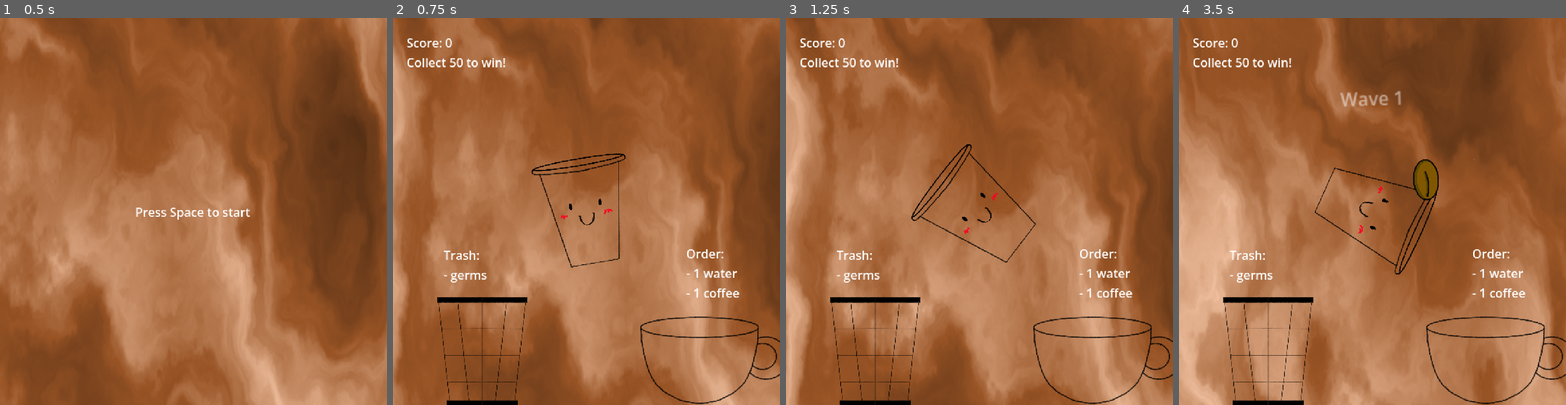
Above: before the commit, frames 1-4 (left to right).
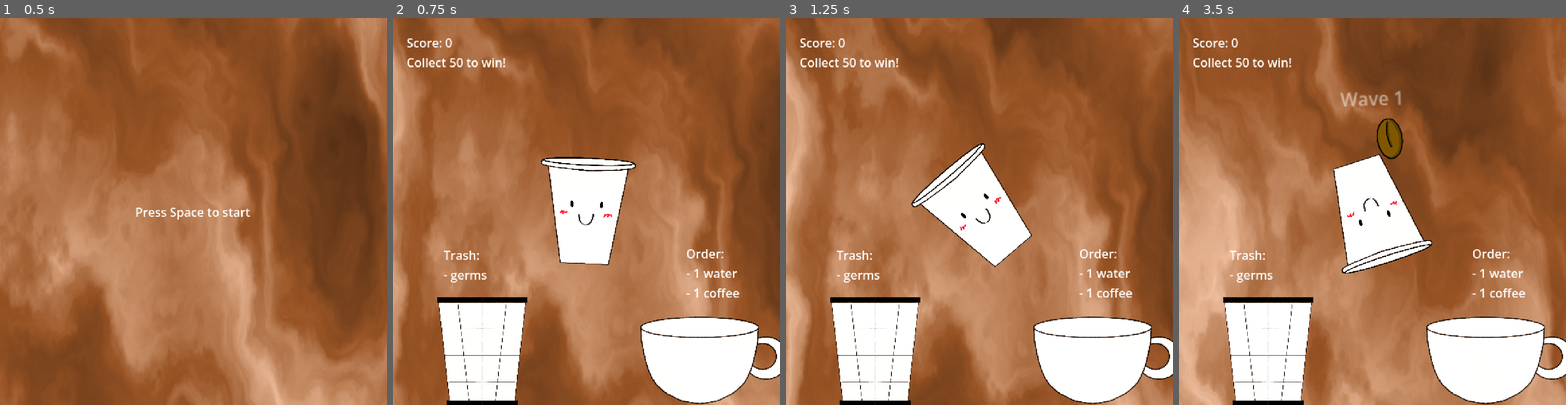
Above: after the commit, the same moments.

Repository: Octoan1/GD2-MG2-Group-3
Game: Godot game, scene res://menus/title.tscn
Same seed, same stepped clock (60 frames per second), same inputs: the game is played once before the commit and once after it. The engine's default icon, where the game draws it, is replaced by a stand-in: a white triangle on a blue panel in a dark square.
Inputs (mouse positions are in pixels of both pictures, inside the frame that each line leads up to):
- Up to frame 1 (0.5 s): no input
- Up to frame 2 (0.75 s): tap Space (action) at 0.5 s; move the mouse to (671, 192) at 0.52 s; hold Space (action) from 0.53 s (still down); click (671, 192) at 0.67 s
- Up to frame 3 (1.25 s): keep holding Space (action)
- Up to frame 4 (3.5 s): move the mouse to (1295, 230) at 1.27 s; release Space (action) at 1.28 s; tap I at 1.35 s; click (1295, 230) at 1.42 s; move the mouse to (1411, 126) at 2.02 s; tap 1 at 2.1 s; click (1411, 126) at 2.17 s; move the mouse to (1353, 288) at 2.77 s; tap 2 at 2.85 s; click (1353, 288) at 2.92 s

Frame 1 is identical in both runs. In frame 2, 15% of the frame differs, in the area x 11-100%, y 35-100%; in frame 3, 15%; in frame 4, 17%, in the area x 11-100%, y 25-100%.

Commit message:
new textures

Diff:
--- a/cup_stuff/cup.tscn
+++ b/cup_stuff/cup.tscn
@@ -1,7 +1,7 @@
 [gd_scene format=3 uid="uid://bfdj7se1k83q1"]
 
 [ext_resource type="Script" uid="uid://c1jctmcnvaf0h" path="res://cup_stuff/cup.gd" id="1_ponjl"]
-[ext_resource type="Texture2D" uid="uid://ciffsbabocqo7" path="res://sprites/Untitled 4.png" id="2_hxhe5"]
+[ext_resource type="Texture2D" uid="uid://basgjchfrjusi" path="res://Sprites/cupwithwhite.png" id="2_wx1mw"]
 
 [node name="Cup" type="CharacterBody2D" unique_id=1028320870]
 collision_mask = 0
@@ -10,7 +10,7 @@
 [node name="Sprite2D" type="Sprite2D" parent="." unique_id=1047603354]
 position = Vector2(0, -13)
 scale = Vector2(0.06333334, 0.06333334)
-texture = ExtResource("2_hxhe5")
+texture = ExtResource("2_wx1mw")
 
 [node name="CollisionPolygon2D" type="CollisionPolygon2D" parent="." unique_id=733752176]
 polygon = PackedVector2Array(-38, -42, -23, 48, 23, 48, 38, -42, 33, -41, 19, 44, -19, 44, -33, -41)
--- a/cup_stuff/trash_can.tscn
+++ b/cup_stuff/trash_can.tscn
@@ -1,7 +1,7 @@
 [gd_scene format=3 uid="uid://dt1rfxwv0qi3t"]
 
 [ext_resource type="PackedScene" uid="uid://ctyu5gadbmowi" path="res://cup_stuff/collection_cup.tscn" id="1_jxbv1"]
-[ext_resource type="Texture2D" uid="uid://cnfahrqxyg8yx" path="res://sprites/Untitled 6.png" id="2_k8nia"]
+[ext_resource type="Texture2D" uid="uid://d1fq4lhmkpeoh" path="res://Sprites/trashcanwithwhite.png" id="2_jxbv1"]
 
 [node name="TrashCan" unique_id=1882889429 instance=ExtResource("1_jxbv1")]
 scale = Vector2(1.8799983, 1.8799983)
@@ -10,7 +10,7 @@
 [node name="Sprite2D" parent="." index="0" unique_id=1139283360]
 position = Vector2(0, 8)
 scale = Vector2(0.04714781, 0.04714781)
-texture = ExtResource("2_k8nia")
+texture = ExtResource("2_jxbv1")
 
 [node name="CollisionPolygon2D" parent="." index="1" unique_id=1417663124]
 polygon = PackedVector2Array(-43, -47, -31, 53, 31, 53, 43, -48, 35, -41, 27, 45, -27, 45, -35, -40)
--- a/cup_stuff/victory_cup.tscn
+++ b/cup_stuff/victory_cup.tscn
@@ -1,7 +1,7 @@
 [gd_scene format=3 uid="uid://cswvmjnmknhck"]
 
 [ext_resource type="PackedScene" uid="uid://ctyu5gadbmowi" path="res://cup_stuff/collection_cup.tscn" id="1_svmmk"]
-[ext_resource type="Texture2D" uid="uid://bm1ttafj72cgu" path="res://sprites/Untitled 8.png" id="2_xouwm"]
+[ext_resource type="Texture2D" uid="uid://bkslusuk258gq" path="res://Sprites/coffeebowlwithwhite.png" id="2_svmmk"]
 
 [node name="VictoryCup" unique_id=1882889429 instance=ExtResource("1_svmmk")]
 scale = Vector2(1.9200001, 1.9200001)
@@ -9,7 +9,7 @@
 [node name="Sprite2D" parent="." index="0" unique_id=1139283360]
 position = Vector2(-1.9073486e-06, 0)
 scale = Vector2(0.08166667, 0.080020174)
-texture = ExtResource("2_xouwm")
+texture = ExtResource("2_svmmk")
 offset = Vector2(208.16327, 49.987396)
 
 [node name="CollisionPolygon2D" parent="." index="1" unique_id=1417663124]
--- a/object_spawner/object_spawner.gd
+++ b/object_spawner/object_spawner.gd
@@ -80,8 +80,14 @@
 			k += 1
 
 	instance.global_position = spawn_position
-	instance.get_child(0).scale *= .25
-	instance.get_child(1).scale *= .25
+	if type == Ingredient.Type.GERM:
+		instance.get_child(0).scale *= 1
+		instance.get_child(1).scale *= 1
+	else:
+		instance.get_child(0).scale *= .25
+		instance.get_child(1).scale *= 0.25
+
+
 
 	objects.append(instance)
 	object_container.add_child(instance)
--- a/project.godot
+++ b/project.godot
@@ -38,6 +38,7 @@
 action={
 "deadzone": 0.2,
 "events": [Object(InputEventKey,"resource_local_to_scene":false,"resource_name":"","device":-1,"window_id":0,"alt_press …(191 unchanged characters)…
+, Object(InputEventMouseButton,"resource_local_to_scene":false,"resource_name":"","device":-1,"window_id":0,"alt_pressed":false,"shift_pressed":false,"ctrl_pressed":false,"meta_pressed":false,"button_mask":0,"position":Vector2(0, 0),"global_position":Vector2(0, 0),"factor":1.0,"button_index":1,"canceled":false,"pressed":false,"double_click":false,"script":null)
 ]
 }
 
Not shown, changed: Sprites/Untitled 2.png.import
Not shown, changed: Sprites/Untitled 3.png.import
Not shown, changed: Sprites/Untitled 4.png.import
Not shown, changed: Sprites/Untitled 5.png.import
Not shown, changed: Sprites/Untitled 6.png.import
Not shown, changed: Sprites/Untitled2.png.import
Binary file added: Sprites/coffeebowlwithwhite.png
Not shown, changed: Sprites/coffeebowlwithwhite.png.import
Binary file added: Sprites/cupwithwhite.png
Not shown, added: Sprites/cupwithwhite.png.import
Not shown, changed: Sprites/icon.svg.import
Binary file added: Sprites/trashcanwithwhite.png
(and 1 more such lines)
